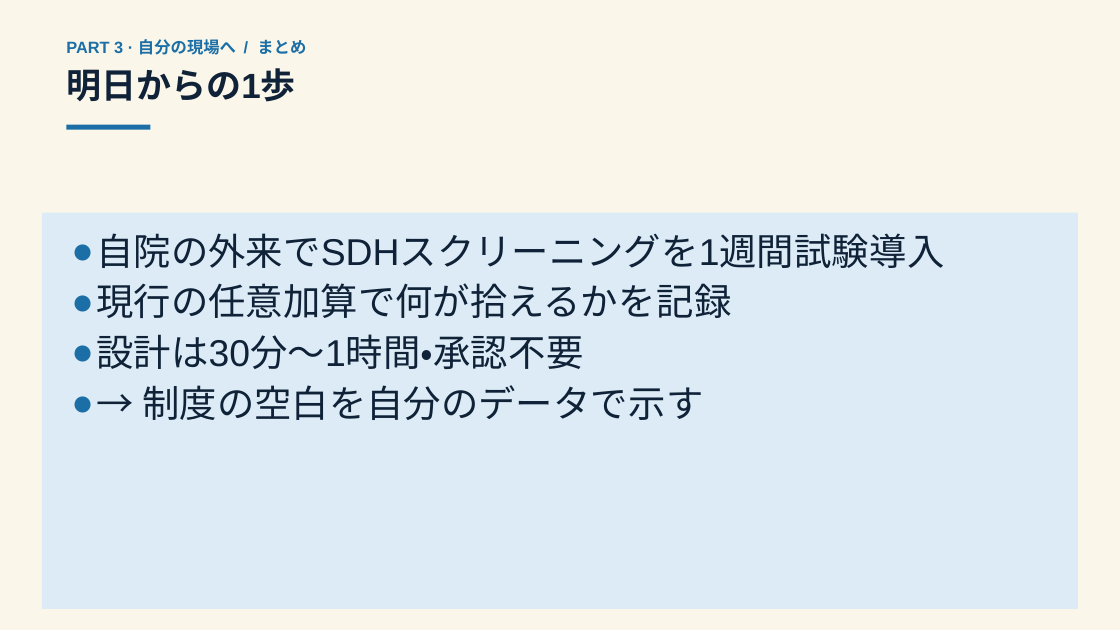
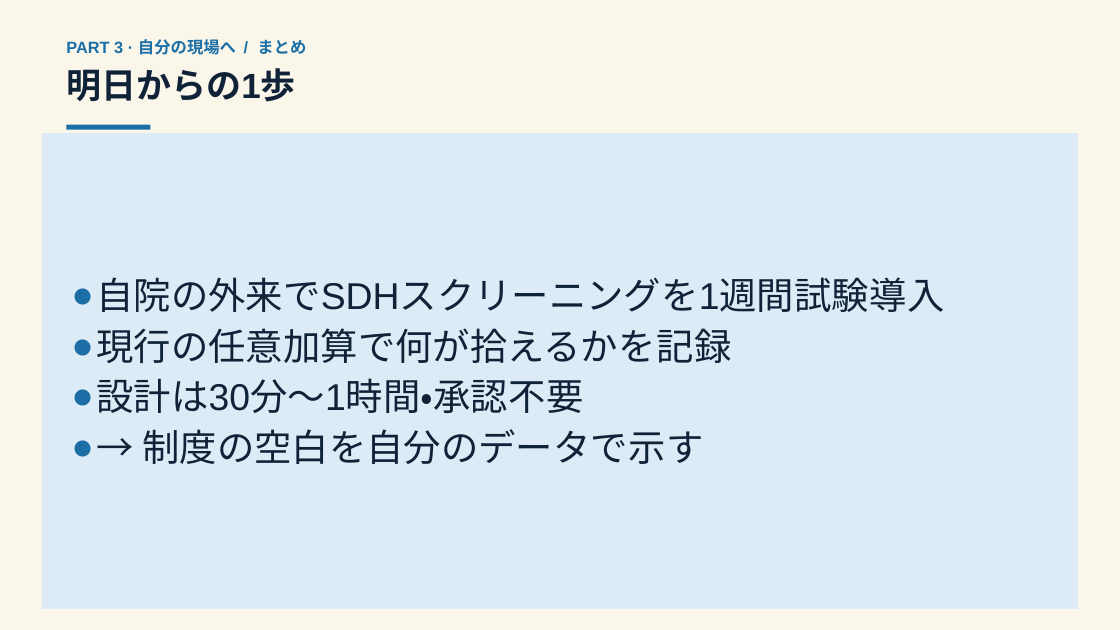
Before and after one commit to Tama831/ai-agent-team-materials, a slide deck: slide 20 of output/education/2026-08-18_sdh-fee-schedule-japan/sdh-fee-schedule-japan_slides_residents.pptx. Drawn at 1120x630 pixels with LibreOffice and Linux fonts; fonts in the diff are those of the drawing. Boxes give left, top, right and bottom in pixels: in the first picture for what was removed or moved away, otherwise in the second. Text is boxed around its words. In the diff, an @@ line names an element or a change of style, - is before the commit and + after.

```diff
--- a/output/education/2026-08-18_sdh-fee-schedule-japan/sdh-fee-schedule-japan_slides_residents.pptx
+++ b/output/education/2026-08-18_sdh-fee-schedule-japan/sdh-fee-schedule-japan_slides_residents.pptx
@@ rectangle: place and size @@
-rectangle at bbox=[42, 213, 1078, 609]
+rectangle at bbox=[42, 133, 1078, 609]
@@ text "自院の外来でSDHスクリーニングを1週間試験 導 入": place and size @@
-text "自院の外来でSDHスクリーニングを1週間試験 導 入" at bbox=[97, 233, 944, 420]
+text "自院の外来でSDHスクリーニングを1週間試験 導 入" at bbox=[97, 277, 944, 464]
@@ text "自院の外来でSDHスクリーニングを1週間試験 導 入" at bbox=[97, 277, 944, 464]: vertical alignment top to middle @@
```
Also in this commit, not shown: 18 other slides changed, 9 other files.
